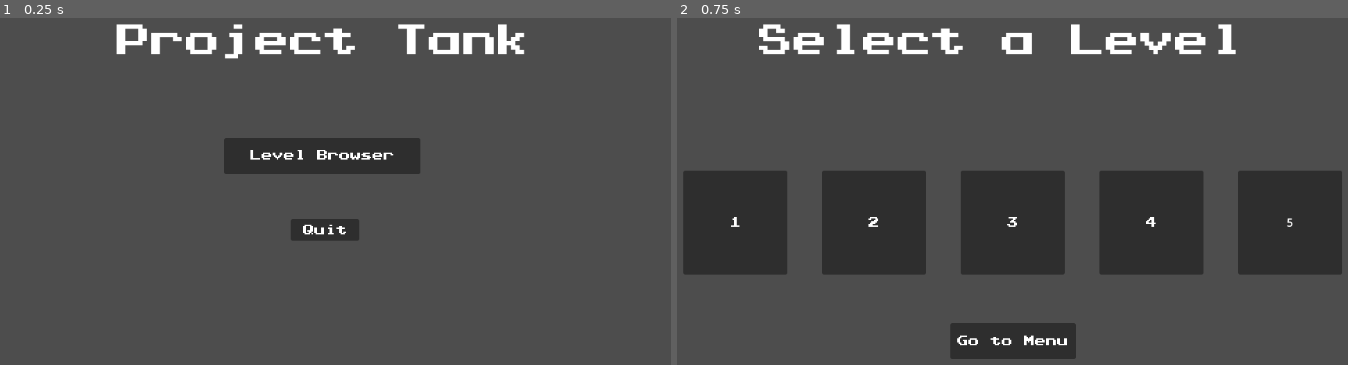
Above: before the commit, frames 1-2 (left to right).
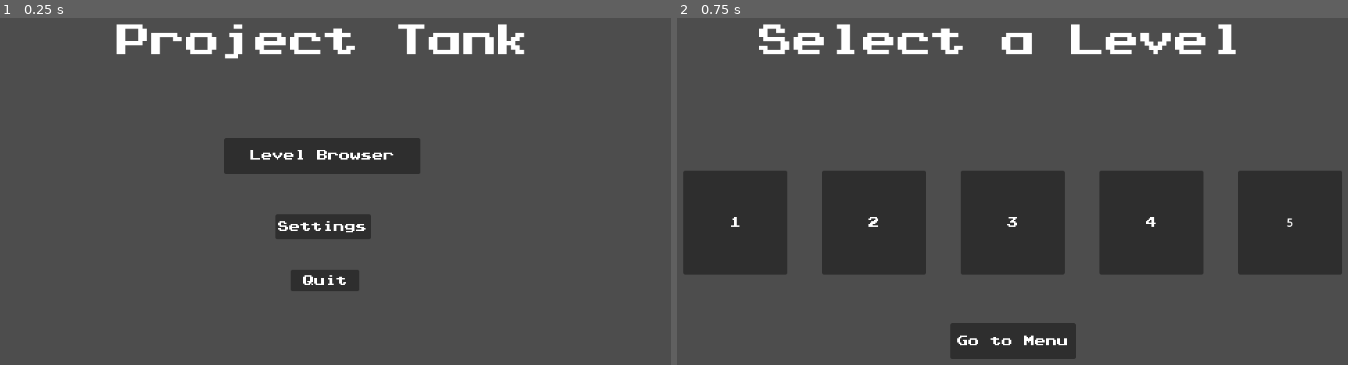
Above: after the commit, the same moments.

Repository: N473D/projectTank
Game: Godot game, scene res://menu_screen.tscn
Same seed, same stepped clock (60 frames per second), same inputs: the game is played once before the commit and once after it.
Inputs:
- Up to frame 1 (0.25 s): no input
- Up to frame 2 (0.75 s): click "Level Browser" at 0.5 s

The runs differ from the first frame. In frame 1, 1.2% of the frame differs, in the area x 41-56%, y 56-79%; in frame 2, nothing differs.

Commit message:
added settings page with kbm and controller options to be implemented at a later date.

Diff:
--- a/game/game_lost_screen.tscn
+++ b/game/game_lost_screen.tscn
@@ -63,6 +63,8 @@
 anchors_preset = 15
 anchor_right = 1.0
 anchor_bottom = 1.0
+grow_horizontal = 2
+grow_vertical = 2
 text = "Go to Menu"
 label_settings = ExtResource("3_3oirm")
 horizontal_alignment = 1
--- a/game/game_won_screen.tscn
+++ b/game/game_won_screen.tscn
@@ -63,6 +63,8 @@
 anchors_preset = 15
 anchor_right = 1.0
 anchor_bottom = 1.0
+grow_horizontal = 2
+grow_vertical = 2
 text = "Go to Menu"
 label_settings = ExtResource("3_qbt0x")
 horizontal_alignment = 1
--- a/game/level_browser.tscn
+++ b/game/level_browser.tscn
@@ -22,7 +22,7 @@
 metadata/_edit_use_anchors_ = true
 
 [node name="level1" type="Button" parent="."]
-anchors_preset = -1
+anchors_preset = 15
 anchor_right = 1.0
 anchor_bottom = 1.0
 offset_left = 110.0
@@ -46,7 +46,7 @@
 vertical_alignment = 1
 
 [node name="level2" type="Button" parent="."]
-anchors_preset = -1
+anchors_preset = 15
 anchor_right = 1.0
 anchor_bottom = 1.0
 offset_left = 310.0
@@ -62,13 +62,15 @@
 anchors_preset = 15
 anchor_right = 1.0
 anchor_bottom = 1.0
+grow_horizontal = 2
+grow_vertical = 2
 text = "2"
 label_settings = ExtResource("3_kq366")
 horizontal_alignment = 1
 vertical_alignment = 1
 
 [node name="level3" type="Button" parent="."]
-anchors_preset = -1
+anchors_preset = 15
 anchor_right = 1.0
 anchor_bottom = 1.0
 offset_left = 510.0
@@ -84,13 +86,15 @@
 anchors_preset = 15
 anchor_right = 1.0
 anchor_bottom = 1.0
+grow_horizontal = 2
+grow_vertical = 2
 text = "3"
 label_settings = ExtResource("3_kq366")
 horizontal_alignment = 1
 vertical_alignment = 1
 
 [node name="level4" type="Button" parent="."]
-anchors_preset = -1
+anchors_preset = 15
 anchor_right = 1.0
 anchor_bottom = 1.0
 offset_left = 710.0
@@ -106,13 +110,15 @@
 anchors_preset = 15
 anchor_right = 1.0
 anchor_bottom = 1.0
+grow_horizontal = 2
+grow_vertical = 2
 text = "4"
 label_settings = ExtResource("3_kq366")
 horizontal_alignment = 1
 vertical_alignment = 1
 
 [node name="level5" type="Button" parent="."]
-anchors_preset = -1
+anchors_preset = 15
 anchor_right = 1.0
 anchor_bottom = 1.0
 offset_left = 910.0
@@ -128,6 +134,8 @@
 anchors_preset = 15
 anchor_right = 1.0
 anchor_bottom = 1.0
+grow_horizontal = 2
+grow_vertical = 2
 text = "5"
 horizontal_alignment = 1
 vertical_alignment = 1
--- a/game/menu_screen.gd
+++ b/game/menu_screen.gd
@@ -17,3 +17,8 @@
 
 func _on_quit_pressed() -> void:
 	get_tree().quit()
+
+
+
+func _on_settings_pressed() -> void:
+	get_tree().change_scene_to_file("res://settings.tscn")
--- a/game/menu_screen.tscn
+++ b/game/menu_screen.tscn
@@ -52,15 +52,16 @@
 label_settings = ExtResource("3_by3t8")
 horizontal_alignment = 1
 vertical_alignment = 1
+metadata/_edit_use_anchors_ = true
 
 [node name="quit" type="Button" parent="."]
 anchors_preset = 15
 anchor_right = 1.0
 anchor_bottom = 1.0
 offset_left = 520.0
-offset_top = 400.0
+offset_top = 473.0
 offset_right = -533.0
-offset_bottom = -217.0
+offset_bottom = -144.0
 grow_horizontal = 2
 grow_vertical = 2
 metadata/_edit_use_anchors_ = true
@@ -80,6 +81,33 @@
 label_settings = ExtResource("3_by3t8")
 horizontal_alignment = 1
 vertical_alignment = 1
+metadata/_edit_use_anchors_ = true
+
+[node name="settings" type="Button" parent="."]
+anchors_preset = -1
+anchor_right = 1.03385
+anchor_bottom = 1.00772
+offset_left = 498.0
+offset_top = 393.0
+offset_right = -555.0
+offset_bottom = -224.0
+grow_horizontal = 2
+grow_vertical = 2
+metadata/_edit_use_anchors_ = true
+
+[node name="Label" type="Label" parent="settings"]
+layout_mode = 1
+anchors_preset = 15
+anchor_right = 1.0
+anchor_bottom = 1.0
+grow_horizontal = 2
+grow_vertical = 2
+text = "Settings"
+label_settings = ExtResource("3_by3t8")
+horizontal_alignment = 1
+vertical_alignment = 1
+metadata/_edit_use_anchors_ = true
 
 [connection signal="pressed" from="levelBrowser" to="." method="_on_level_browser_pressed"]
 [connection signal="pressed" from="quit" to="." method="_on_quit_pressed"]
+[connection signal="pressed" from="settings" to="." method="_on_settings_pressed"]
--- /dev/null
+++ b/game/settings.gd
@@ -0,0 +1,26 @@
+extends CanvasLayer
+
+
+# Called when the node enters the scene tree for the first time.
+func _ready() -> void:
+	pass # Replace with function body.
+
+
+# Called every frame. 'delta' is the elapsed time since the previous frame.
+func _process(delta: float) -> void:
+	pass
+
+
+
+func _on_go_to_menu_pressed() -> void:
+	get_tree().change_scene_to_file("res://menu_screen.tscn")
+
+
+func _on_kbm_pressed() -> void:
+#	make input device kbm
+	pass # Replace with function body.
+
+
+func _on_controller_pressed() -> void:
+#	make input device controller
+	pass # Replace with function body.
--- /dev/null
+++ b/game/settings.tscn
@@ -0,0 +1,135 @@
+[gd_scene load_steps=6 format=3 uid="uid://dfhi3psthpw3c"]
+
+[ext_resource type="Script" path="res://settings.gd" id="1_ahbfg"]
+[ext_resource type="LabelSettings" uid="uid://dl2x8x5t28i77" path="res://header1.tres" id="2_o2n2e"]
+[ext_resource type="LabelSettings" uid="uid://buwuq1siy1dvb" path="res://menu_button.tres" id="3_fik1p"]
+[ext_resource type="FontFile" uid="uid://iny3xqlycq5y" path="res://game_font.ttf" id="4_2t70q"]
+
+[sub_resource type="LabelSettings" id="LabelSettings_8f3o0"]
+font = ExtResource("4_2t70q")
+font_size = 30
+
+[node name="settings" type="CanvasLayer"]
+script = ExtResource("1_ahbfg")
+
+[node name="mainLabel" type="Label" parent="."]
+anchors_preset = 15
+anchor_right = 1.0
+anchor_bottom = 1.0
+offset_left = 521.0
+offset_top = 129.0
+offset_right = -535.0
+offset_bottom = -490.0
+grow_horizontal = 2
+grow_vertical = 2
+text = "Project Tank"
+label_settings = ExtResource("2_o2n2e")
+metadata/_edit_use_anchors_ = true
+
+[node name="controller" type="Button" parent="."]
+anchors_preset = -1
+anchor_left = -0.109375
+anchor_top = -0.0540123
+anchor_right = 1.0599
+anchor_bottom = 0.978395
+offset_left = 361.0
+offset_top = 363.0
+offset_right = -703.0
+offset_bottom = -254.0
+grow_horizontal = 2
+grow_vertical = 2
+text = "
+"
+metadata/_edit_use_anchors_ = true
+
+[node name="Label" type="Label" parent="controller"]
+layout_mode = 1
+anchors_preset = 15
+anchor_right = 1.0
+anchor_bottom = 1.0
+offset_left = 1.0
+offset_top = 8.0
+offset_right = 1.0
+offset_bottom = -8.0
+grow_horizontal = 2
+grow_vertical = 2
+text = "Controller"
+label_settings = ExtResource("3_fik1p")
+horizontal_alignment = 1
+vertical_alignment = 1
+metadata/_edit_use_anchors_ = true
+
+[node name="kbm" type="Button" parent="."]
+anchors_preset = -1
+anchor_left = -0.109375
+anchor_top = -0.0540123
+anchor_right = 1.0599
+anchor_bottom = 0.978395
+offset_left = 731.0
+offset_top = 363.0
+offset_right = -333.0
+offset_bottom = -254.0
+grow_horizontal = 2
+grow_vertical = 2
+text = "
+"
+metadata/_edit_use_anchors_ = true
+
+[node name="Label" type="Label" parent="kbm"]
+layout_mode = 1
+anchors_preset = 15
+anchor_right = 1.0
+anchor_bottom = 1.0
+offset_left = 1.0
+offset_top = 8.0
+offset_right = 1.0
+offset_bottom = -8.0
+grow_horizontal = 2
+grow_vertical = 2
+text = "Mouse & Keyboard"
+label_settings = ExtResource("3_fik1p")
+horizontal_alignment = 1
+vertical_alignment = 1
+metadata/_edit_use_anchors_ = true
+
+[node name="goToMenu" type="Button" parent="."]
+anchors_preset = -1
+anchor_right = 1.02691
+anchor_bottom = 1.03241
+offset_left = 465.0
+offset_top = 446.0
+offset_right = -537.0
+offset_bottom = -171.0
+grow_horizontal = 2
+grow_vertical = 2
+metadata/_edit_use_anchors_ = true
+
+[node name="Label" type="Label" parent="goToMenu"]
+layout_mode = 1
+anchors_preset = 15
+anchor_right = 1.0
+anchor_bottom = 1.0
+grow_horizontal = 2
+grow_vertical = 2
+text = "Go to Menu"
+label_settings = ExtResource("3_fik1p")
+horizontal_alignment = 1
+vertical_alignment = 1
+metadata/_edit_use_anchors_ = true
+
+[node name="Label" type="Label" parent="."]
+anchors_preset = 15
+anchor_right = 1.0
+anchor_bottom = 1.0
+offset_left = 376.0
+offset_top = 246.0
+offset_right = -386.0
+offset_bottom = -363.0
+grow_horizontal = 2
+grow_vertical = 2
+text = "Input Device:"
+label_settings = SubResource("LabelSettings_8f3o0")
+
+[connection signal="pressed" from="controller" to="." method="_on_controller_pressed"]
+[connection signal="pressed" from="kbm" to="." method="_on_kbm_pressed"]
+[connection signal="pressed" from="goToMenu" to="." method="_on_go_to_menu_pressed"]
